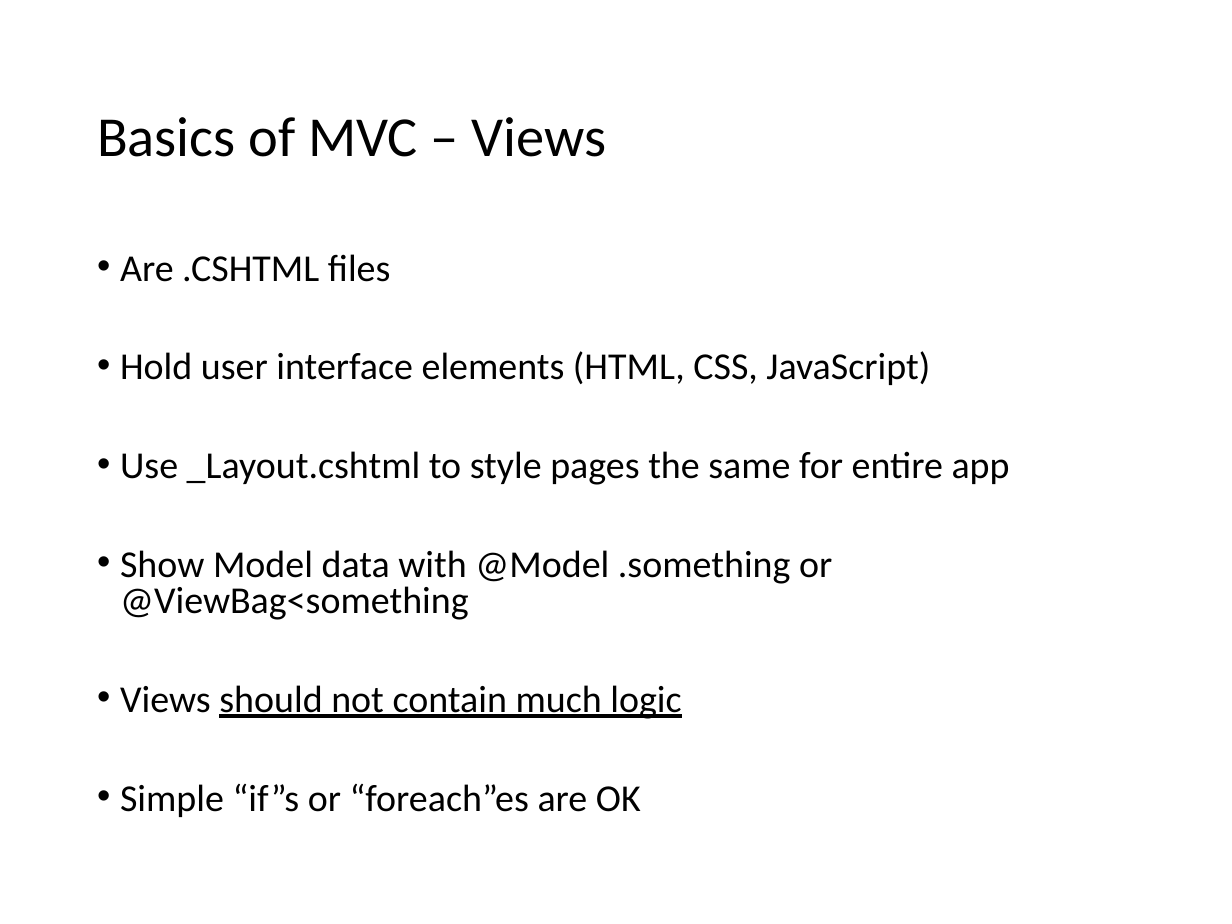
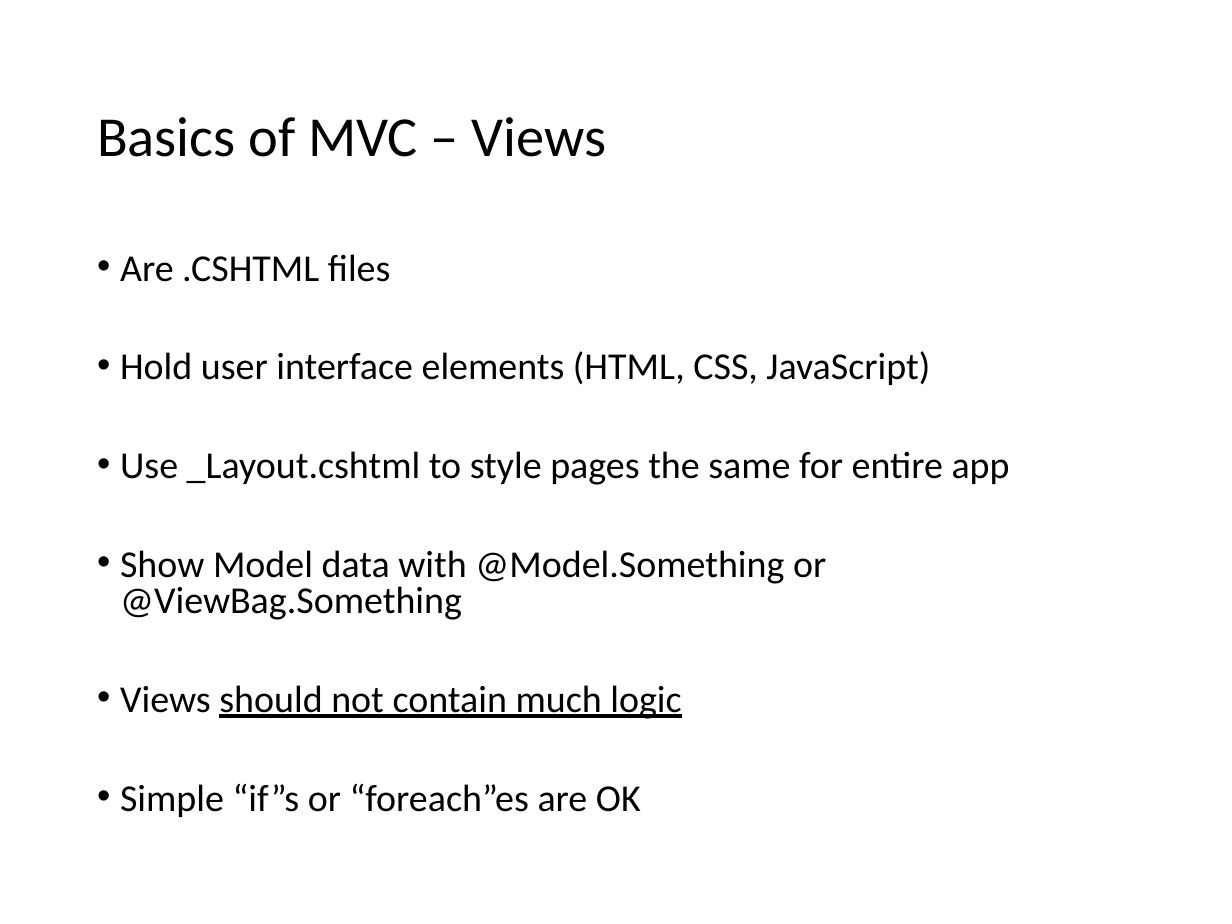
Before and after one commit to VolareSoftware/Presentations, a slide deck: slide 12 of Introduction to ASP.NET MVC - Denver Dev Days/Introduction to ASP.NET MVC.pptx. Drawn at 1232x924 pixels with LibreOffice and Linux fonts; fonts in the diff are those of the drawing. Boxes give left, top, right and bottom in pixels: in the first picture for what was removed or moved away, otherwise in the second. Text is boxed around its words. In the diff, an @@ line names an element or a change of style, - is before the commit and + after.

```diff
--- a/Introduction to ASP.NET MVC - Denver Dev Days/Introduction to ASP.NET MVC.pptx
+++ b/Introduction to ASP.NET MVC - Denver Dev Days/Introduction to ASP.NET MVC.pptx
@@ text at [120,550,826,620]: text changed @@
-• Show Model data with @Model .something or @ViewBag<something
+• Show Model data with @Model.Something or @ViewBag.Something
```
Also in this commit, not shown: 3 other slides changed, 1 slide added, 59 other files.
